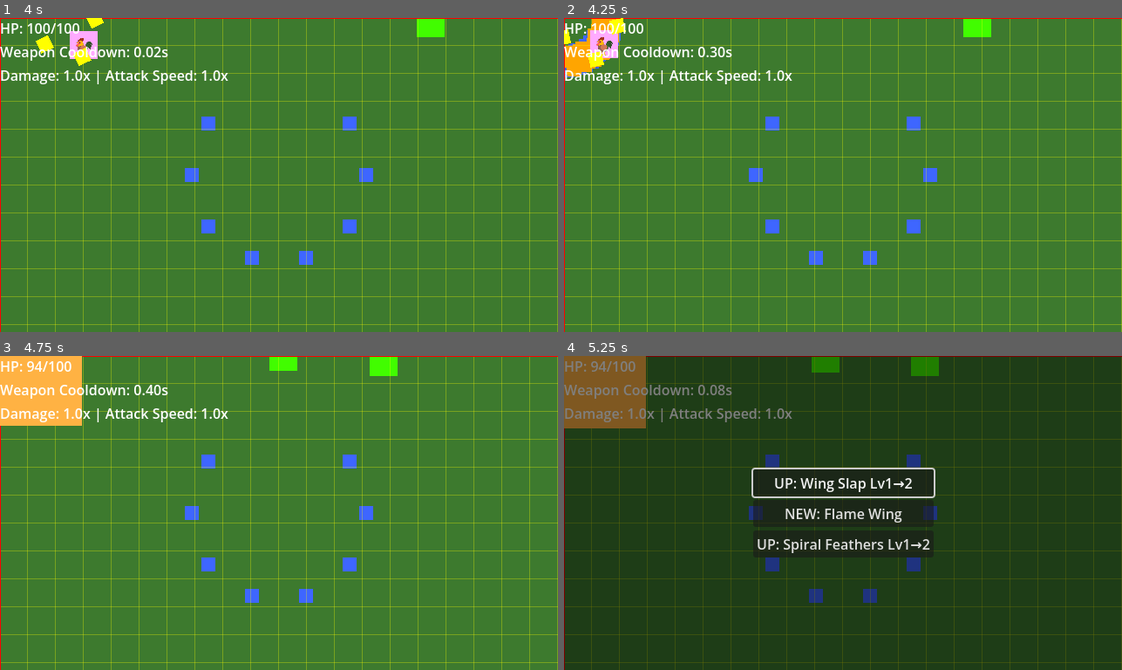
Above: before the commit, frames 1-4 (two rows, left to right).
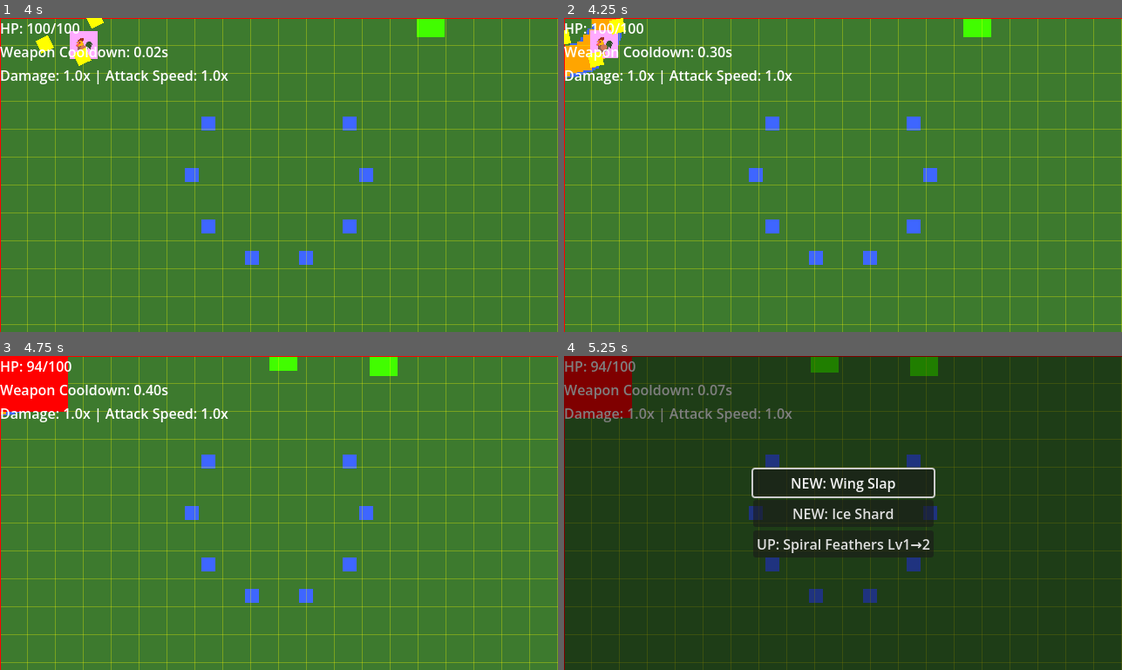
Above: after the commit, the same moments.

Repository: thejoshyee/sarimanok-game
Game: Godot game, scene res://main.tscn
The game is run twice, just before and just after one commit, with the same random seed, the same clock (stepped at 60 frames per second) and the same inputs.
Inputs:
- Up to frame 1 (4 s): tap Enter (ui_accept) at 0.5, 0.77, 2.27, 3.77 s; hold Up (move_up) 0.53-1.25 s; hold 1 0.53-1.25 s; click "NEW: Spiral Feathers" at 1.25 s; hold Up (move_up) 2.03-2.78 s; tap 2 at 2.1 s; hold 3 2.78-3.53 s; hold A (move_left) from 2.78 s (still down); tap R at 3.6 s
- Up to frame 2 (4.25 s): keep holding A (move_left)
- Up to frame 3 (4.75 s): release A (move_left) at 4.25 s; click "NEW: Wing Slap" (after the commit: "NEW: Flame Wing") at 4.25 s
- Up to frame 4 (5.25 s): hold S (move_down) from 5.03 s (still down); tap P at 5.1 s

Frame 1 is identical in both runs. In frame 2, 0.1% of the frame differs, in the area x 0-11%, y 1-19%; in frame 3, 3.0%; in frame 4, 4.1%, in the area x 0-68%, y 0-54%.

Commit message:
feat(pickups): verify XP gem collection flow, add missing gold_coin_pool resource

Diff:
--- a/game/main.tscn
+++ b/game/main.tscn
@@ -10,6 +10,7 @@
 [ext_resource type="Resource" uid="uid://dkxqfdgi577sb" path="res://resources/red_duwende_pool.tres" id="6_vivmo"]
 [ext_resource type="Texture2D" uid="uid://cc7v55axxinrj" path="res://assets/tilesets/placeholder_farm.png" id="6_ycdy4"]
 [ext_resource type="Resource" uid="uid://dul4s68fbppeo" path="res://resources/beak_projectile_pool.tres" id="7_vivmo"]
+[ext_resource type="Resource" uid="uid://62hpqq7p03m" path="res://resources/gold_coin_pool.tres" id="8_2cqfq"]
 [ext_resource type="PackedScene" uid="uid://bib7nigil0j4a" path="res://scenes/ui/pool_debug_overlay.tscn" id="8_5vw27"]
 [ext_resource type="PackedScene" uid="uid://dk4w6bjsr8gca" path="res://scenes/ui/grid_debug_overlay.tscn" id="9_kek77"]
 [ext_resource type="PackedScene" uid="uid://dvdy2n5irl835" path="res://scenes/ui/level_up_panel.tscn" id="11_dg77c"]
@@ -66,7 +67,7 @@
 
 [node name="Node2D" type="Node2D" unique_id=1622169148]
 script = ExtResource("1_ig7tw")
-pool_configs = Array[ExtResource("2_272bh")]([ExtResource("5_4c57u"), ExtResource("4_4c57u"), ExtResource("5_w48qg"), ExtResource("6_vivmo"), SubResource("Resource_w48qg"), ExtResource("7_vivmo")])
+pool_configs = Array[ExtResource("2_272bh")]([ExtResource("5_4c57u"), ExtResource("4_4c57u"), ExtResource("5_w48qg"), ExtResource("6_vivmo"), SubResource("Resource_w48qg"), ExtResource("7_vivmo"), ExtResource("8_2cqfq")])
 
 [node name="ColorRect" type="ColorRect" parent="." unique_id=1290967941]
 visible = false
--- /dev/null
+++ b/game/resources/gold_coin_pool.tres
@@ -0,0 +1,12 @@
+[gd_resource type="Resource" script_class="PoolConfig" format=3 uid="uid://62hpqq7p03m"]
+
+[ext_resource type="Script" uid="uid://dnolhjriaskgh" path="res://resources/pool_config.gd" id="1_kkn5x"]
+
+[resource]
+script = ExtResource("1_kkn5x")
+pool_id = "pickup_gold_coin"
+scene_path = "res://scenes/pickups/gold_coin.tscn"
+initial_size = 200
+max_size = 200
+can_grow = false
+metadata/_custom_type_script = "uid://dnolhjriaskgh"
Not shown, changed: .taskmaster/tasks/tasks.json
